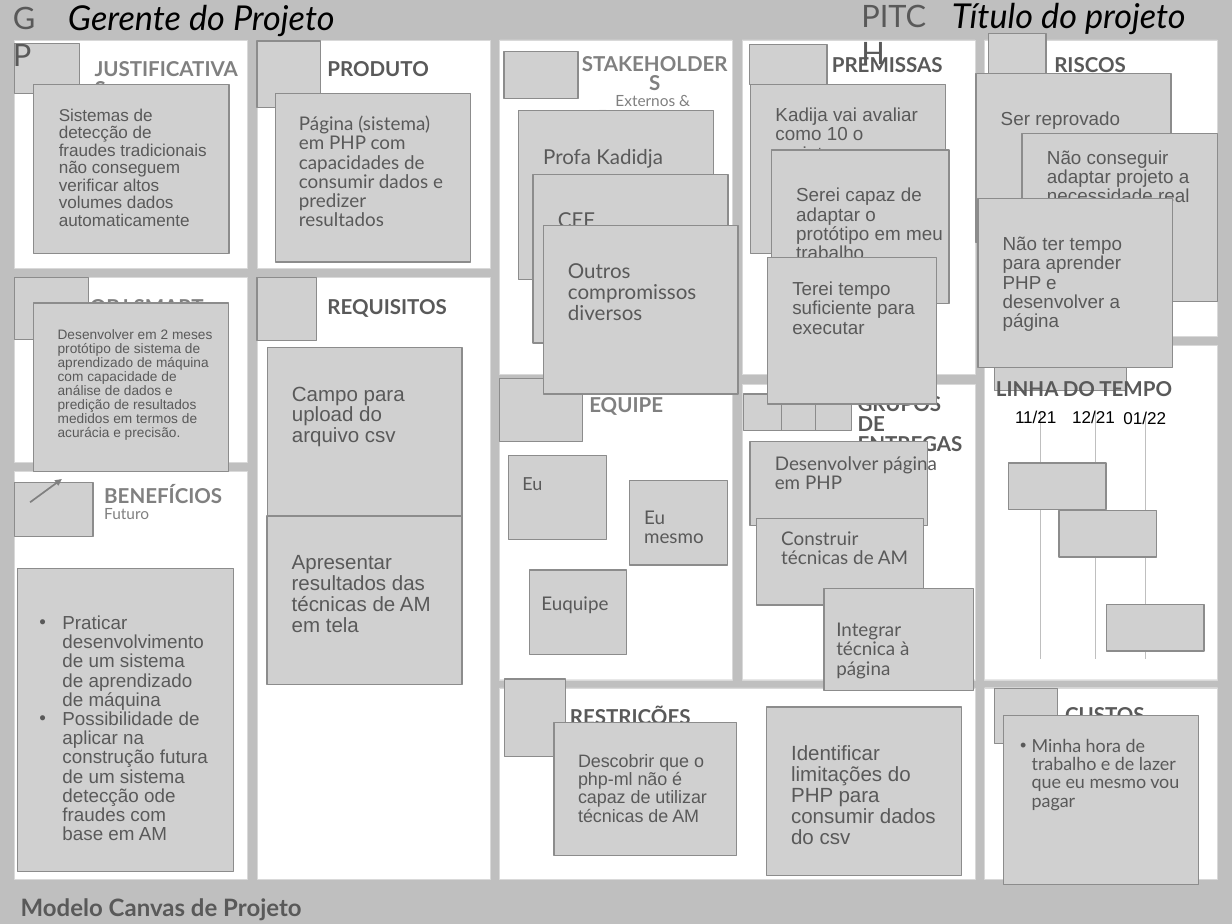
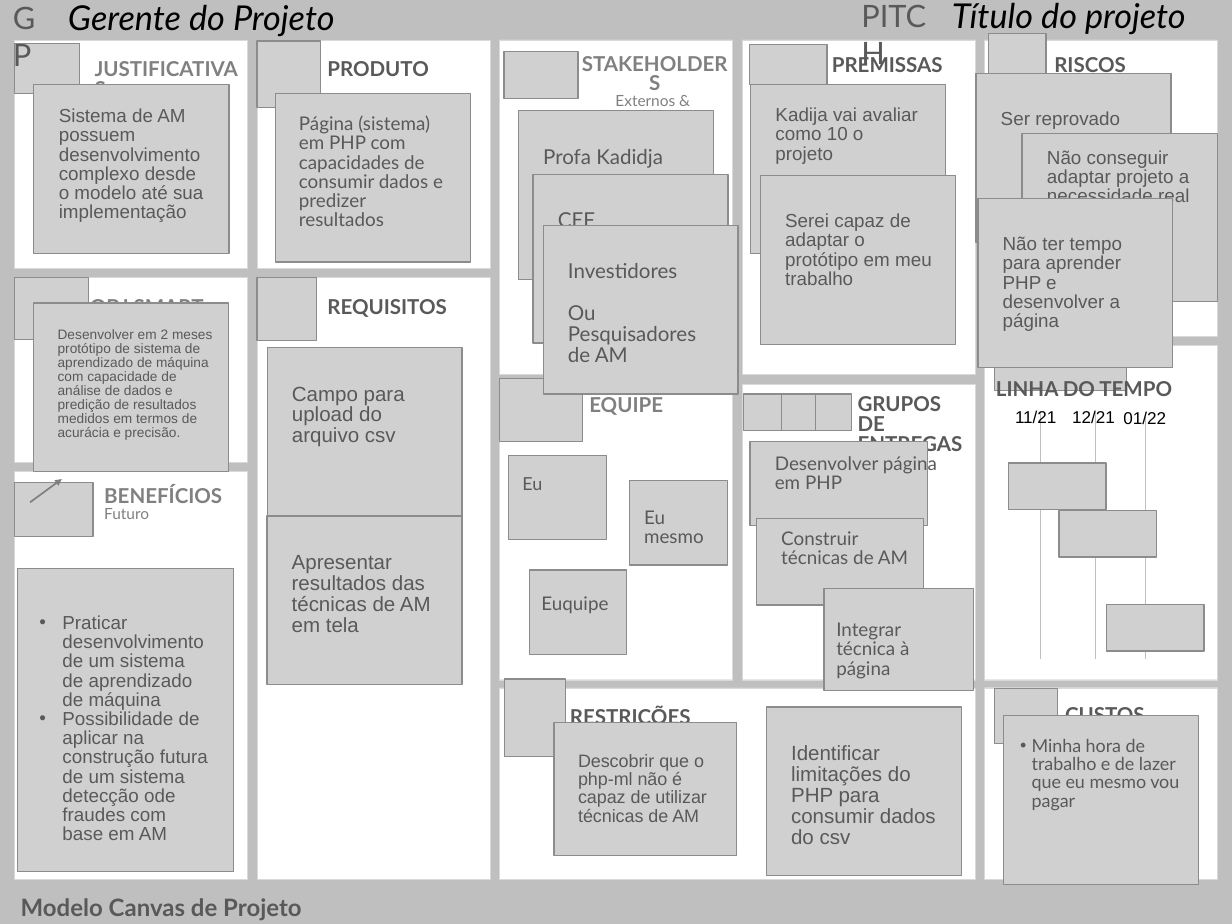
Before and after one commit to jpaulopd/IFB, a slide deck: slide 1 of 202102/ppi2/pmc_joao_paulo.pptx. Drawn at 1232x924 pixels with LibreOffice and Linux fonts; fonts in the diff are those of the drawing; grey boxes stand for pictures. Boxes give left, top, right and bottom in pixels: in the first picture for what was removed or moved away, otherwise in the second. Text is boxed around its words. In the diff, an @@ line names an element or a change of style, - is before the commit and + after.

```diff
--- a/202102/ppi2/pmc_joao_paulo.pptx
+++ b/202102/ppi2/pmc_joao_paulo.pptx
@@ text at [59,108,203,222]: text changed; size 10 to 11 pt @@
-Sistemas de detecção de fraudes tradicionais não conseguem verificar altos volumes dados automaticamente
+Sistema de AM possuem desenvolvimento complexo desde o modelo até sua implementação
@@ picture: place and size @@
-picture at [771,150,949,304]
+picture at [760,176,955,345]
@@ text "Serei capaz de adaptar o ...": place and size @@
-text "Serei capaz de adaptar o ..." at [796,187,943,258]
+text "Serei capaz de adaptar o ..." at [785,213,932,285]
@@ text at [568,263,696,362]: text changed @@
-Outros compromissos diversos
+Investidores
+Ou Pesquisadores de AM
@@ picture removed at [768,257,936,404] @@
@@ text removed at [792,281,915,334] @@
-Terei tempo suficiente para executar
```
Also in this commit, not shown: 5 other files.
